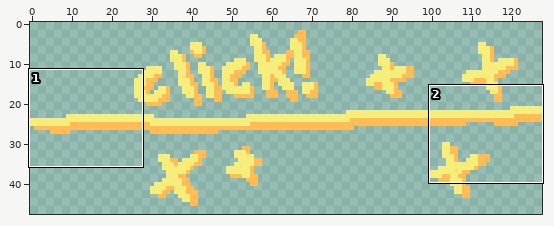
Edited in one commit: pixel-art file (lockdeck/assets/pin/key.aseprite). Above: a wide view before the commit, with the close-up outlined.
Close-up. Before the commit:
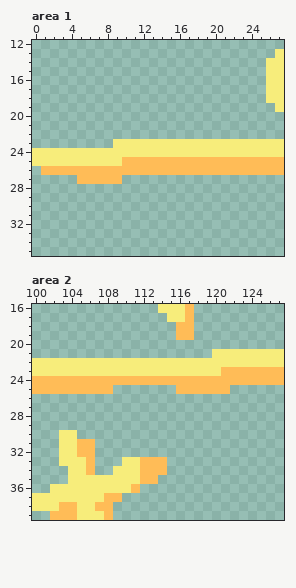
128x48 pixels, 1 frame. Shown: area 1: x 0..27, y 12..35; area 2: x 100..127, y 16..39.
The result:
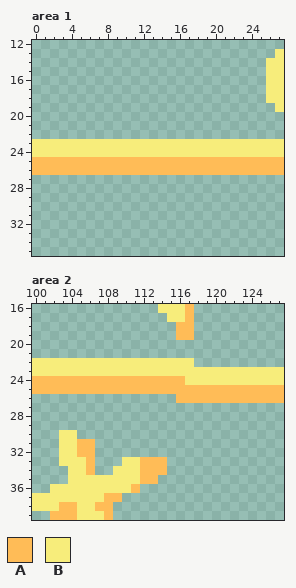
Palette (. is transparent): A #ffbc57  B #f7ed7b
From old to new:
{"where": "area 1, layers \"Layer 3\", \"Layer 2\""}
{"y":23,"x":0,"old":".........","new":"BBBBBBBBB"}
{"y":25,"x":0,"old":"BBBBBBBBBB","new":"AAAAAAAAAA"}
{"y":26,"x":0,"old":".","new":"A"}
{"y":27,"x":5,"old":"AAAAA","new":"....."}
{"where": "area 2, layers \"Layer 3\", \"Layer 2\""}
{"y":21,"x":120,"old":"BBBBBBBB","new":"........"}
{"y":22,"x":118,"old":"BBBBBBBBBB","new":".........."}
{"y":23,"x":121,"old":"AAAAAAA","new":"BBBBBBB"}
{"y":24,"x":117,"old":"AAAAAAAAAAA","new":"BBBBBBBBBBB"}
{"y":25,"x":109,"old":".......","new":"AAAAAAA"}
{"y":25,"x":122,"old":"......","new":"AAAAAA"}
{"y":26,"x":116,"old":"............","new":"AAAAAAAAAAAA"}
{"label":"changed","picture_box":[32,139,122,184]}
{"label":"changed","picture_box":[113,349,284,403]}
